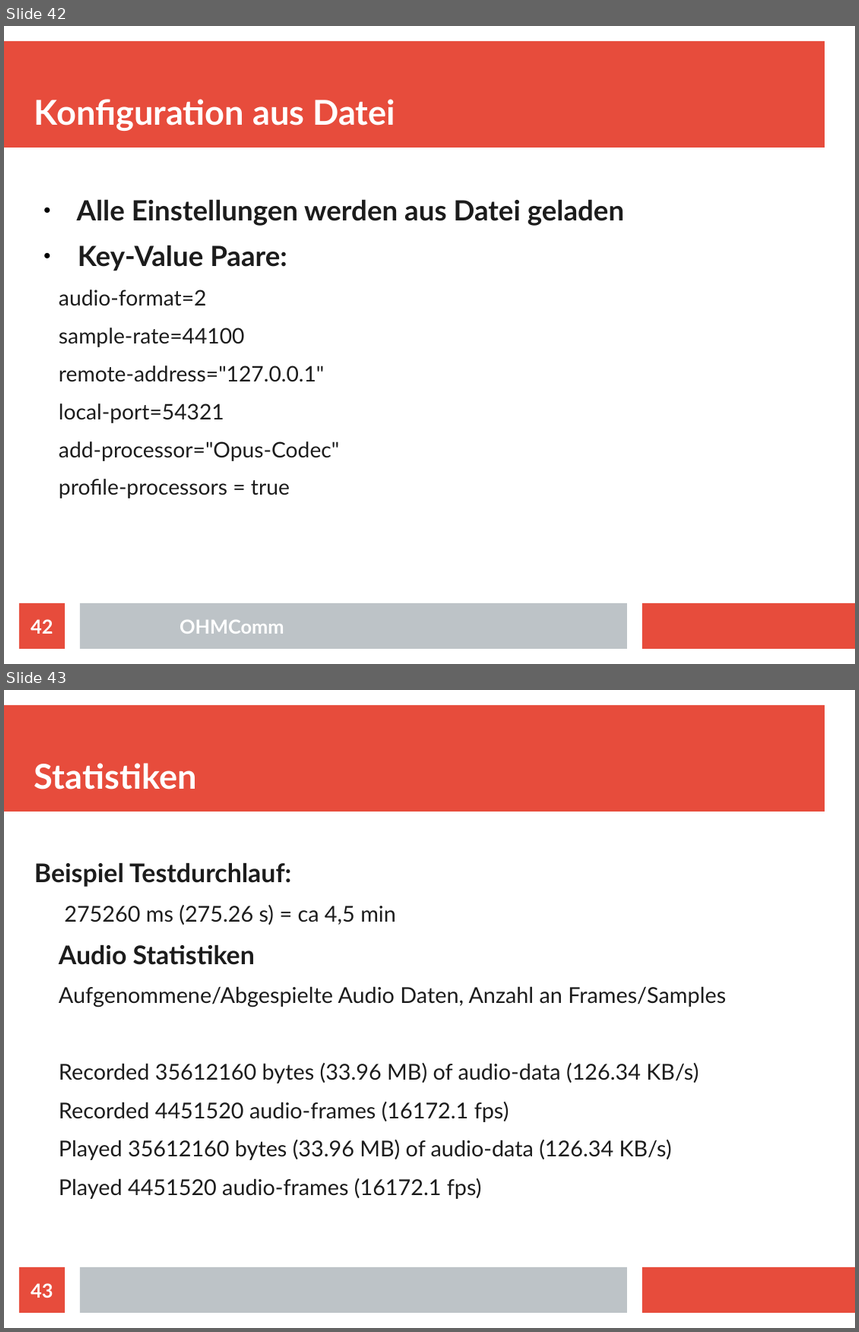
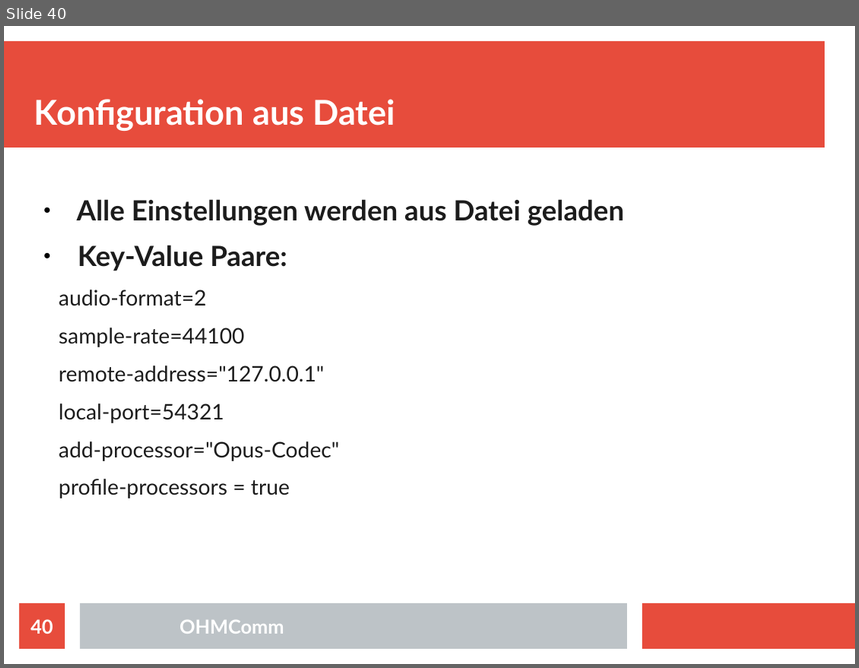
Before and after one commit to doe300/OHMComm, a slide deck: documents/OHMCommPres.odp. Shown one above the other, each under a label of ours: slides 42 and 43 before the commit, slide 40 after it. The pictures are 859x1332 and 859x668 pixels, drawn with LibreOffice and Linux fonts; fonts in the diff are those of the drawing. Boxes give left, top, right and bottom in pixels: in the first picture for what was removed or moved away, otherwise in the second. Text is boxed around its words. In the diff, an @@ line names an element or a change of style, - is before the commit and + after.

```diff
--- a/documents/OHMCommPres.odp
+++ b/documents/OHMCommPres.odp
@@ slide 43 removed at <box>4,690,855,1328</box>, background #FFFFFF; not listed: 3 template elements that a slide beside it also shows @@
@@ title removed at <box>34,763,197,790</box> @@
-Statistiken
@@ text removed at <box>34,863,726,1199</box> @@
-Beispiel Testdurchlauf:
-  275260 ms (275.26 s) = ca 4,5 min
-Audio Statistiken
-  Aufgenommene/Abgespielte Audio Daten, Anzahl an Frames/Samples
-  Recorded 35612160 bytes (33.96 MB) of audio-data (126.34 KB/s)
-  Recorded 4451520 audio-frames (16172.1 fps)
-  Played 35612160 bytes (33.96 MB) of audio-data (126.34 KB/s)
-  Played 4451520 audio-frames (16172.1 fps)
@@ page number removed at <box>19,1268,65,1313</box> @@
-43
@@ what was slide 42 is now slide 40 @@
@@ page number at <box>31,620,53,634</box>: text changed @@
-42
+40
```
Also in this commit, not shown: 25 slides changed, 2 slides added, 4 other slides removed.
